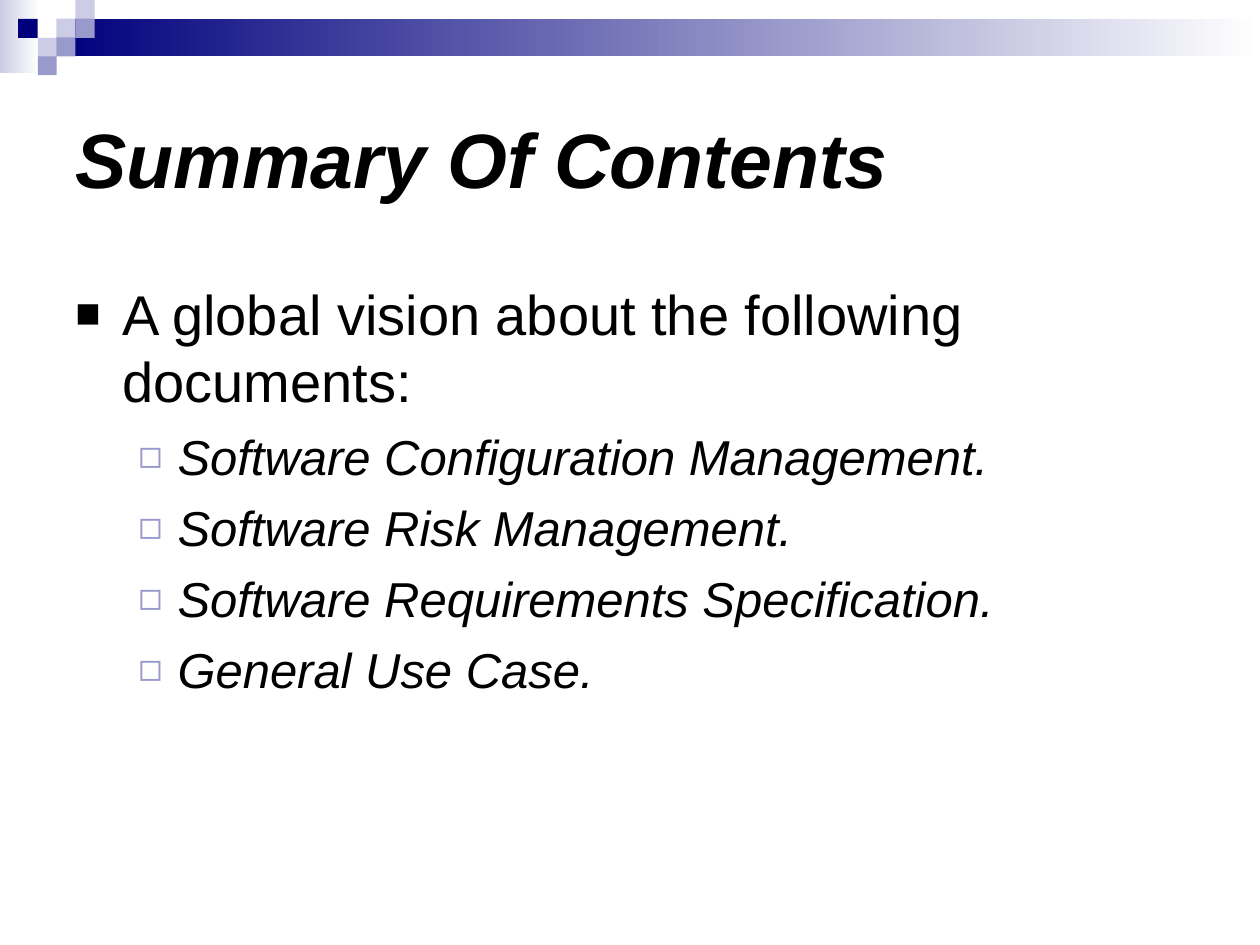
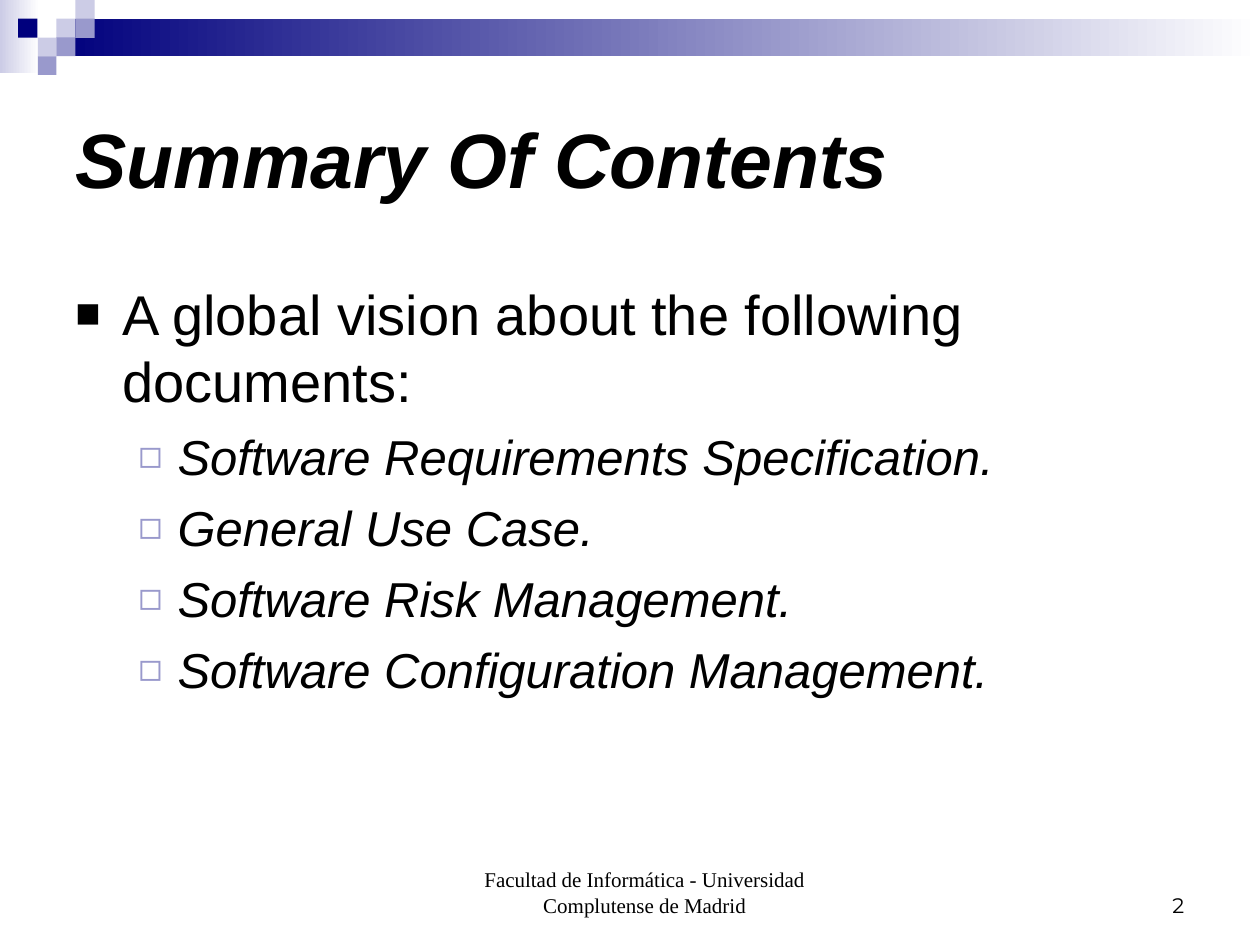
Before and after one commit to munsuri/egorilla, a slide deck: slide 2 of doc/PresentacionIS.ppt. Drawn at 1260x945 pixels with LibreOffice and Linux fonts; fonts in the diff are those of the drawing. Boxes give left, top, right and bottom in pixels: in the first picture for what was removed or moved away, otherwise in the second. Text is boxed around its words. In the diff, an @@ line names an element or a change of style, - is before the commit and + after.

```diff
--- a/doc/PresentacionIS.ppt
+++ b/doc/PresentacionIS.ppt
@@ text at <box>178,439,988,556</box>: paragraphs removed @@
-  ◻ Software Configuration Management.
-  ◻ Software Risk Management.
@@ text at <box>178,581,988,698</box>: paragraphs added @@
+  ◻ Software Risk Management.
+  ◻ Software Configuration Management.
@@ text added at <box>484,872,804,917</box>, 12 pt, text #000000 @@
+Facultad de Informática - Universidad Complutense de Madrid
@@ page number added at <box>1172,898,1184,913</box>, 12 pt, text #000000 @@
+2
```
Also in this commit, not shown: 47 other slides changed, 4 slides added, 9 slides removed.
